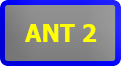
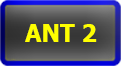
Comparing the layer stacks of the two 121px x 66px images. Changes:
painted on "Layer 1" over (x1=0, y1=0, x2=121, y2=66)